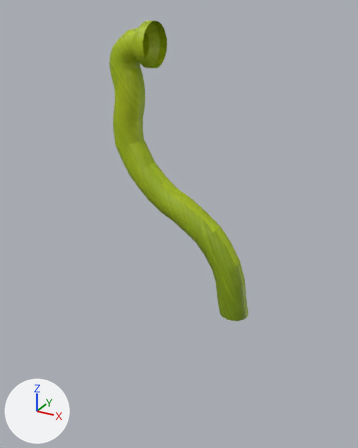
The OBJ model Modelos/piranha plant/piranha plant_tallo.obj as it was, and as the next commit left it.
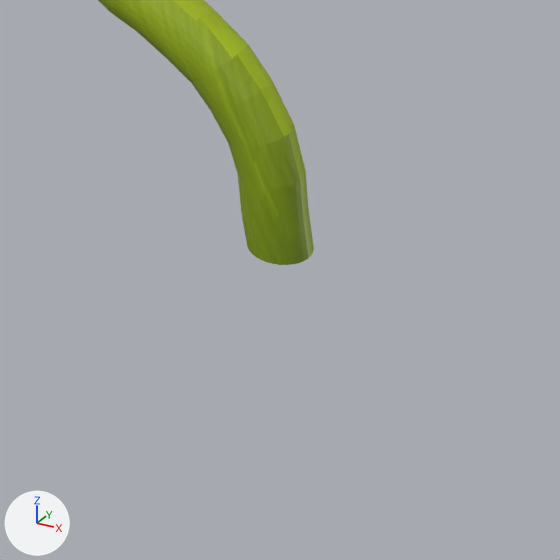
Each version appears first whole from a 50 mm lens placed at (2.987, -4.853, 1.451), pointed at (0.286, 0.059, -1.005), and next in a close-up on the part from 32% to 99% of the width and 46% to 100% of the height. The lights are fixed; the arrows at lower left show +X, +Y and +Z. Where no turn or scale is listed for an object, it has been applied to the vertices.

The older version as bpy lines, for what is in view:
```python
me_cilindro = bpy.data.meshes.new('Cilindro')
me_cilindro.from_pydata(...)  # 1056 vertices, 2048 faces; spans x -0.55..1.27, y -0.25..0.25, z -2.01..1.31
me_cilindro.materials.append(mat_material_001)  # picture img_pp_tallo_png
ob_cilindro = bpy.data.objects.new('Cilindro', me_cilindro)
ob_cilindro.location = (0.0, 0.0, 0.0)
```
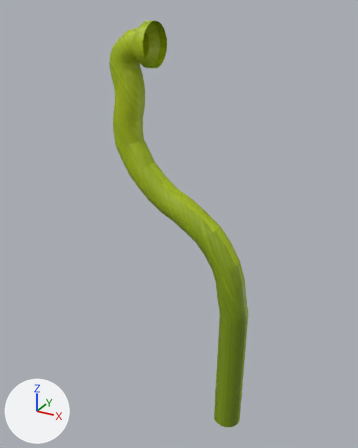
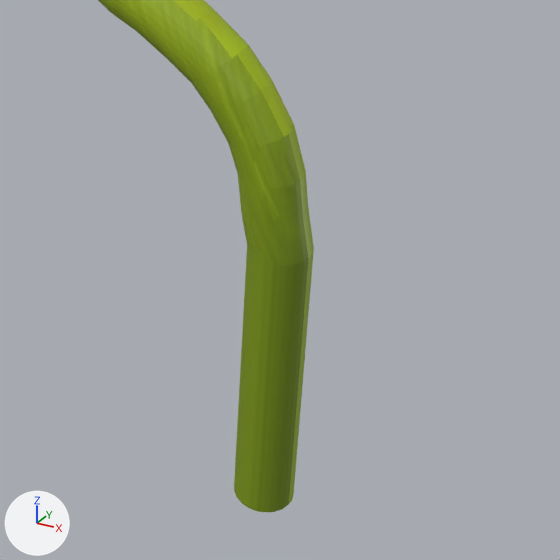
Edits to the bpy script that builds the scene:
```text
Change me_cilindro:
    used by ob_cilindro; location = (0.0, 0.0, 0.0)
    remove me_cilindro.from_pydata(...)  # 1056 vertices, 2048 faces; spans x -0.55..1.27, y -0.25..0.25, z -2.01..1.31
    add me_cilindro.from_pydata(...)  # 1088 vertices, 2142 faces; spans x -0.55..1.27, y -0.25..0.25, z -3.71..1.31
    me_cilindro part 1
    12 new vertices lie (-0.02, 0.0, -1.71) away from vertices in x 0.92..1.09, y -0.17..0.17, z -2.0
    9 new vertices lie (-0.03, 0.0, -1.71) away from vertices in x 0.92..1.16, y -0.17..0.17, z -2.0
    6 new vertices lie (-0.02, 0.0, -1.7) away from vertices in x 1.19..1.26, y -0.14..0.14, z -2.01
    5 new vertices lie (-0.03, 0.0, -1.7) away from vertices in x 1.22..1.27, y -0.12..0.12, z -2.01
    94 new faces join them
```

Boxes [x1, y1, x2, y2] around the edits, measured in the close-ups (560 x 560 px):
'Cilindro', reshaped
    before: [98, 0, 314, 265]
    after: [98, 0, 314, 512]
part 1 of me_cilindro, added (green)
    after: [234, 247, 314, 512]
